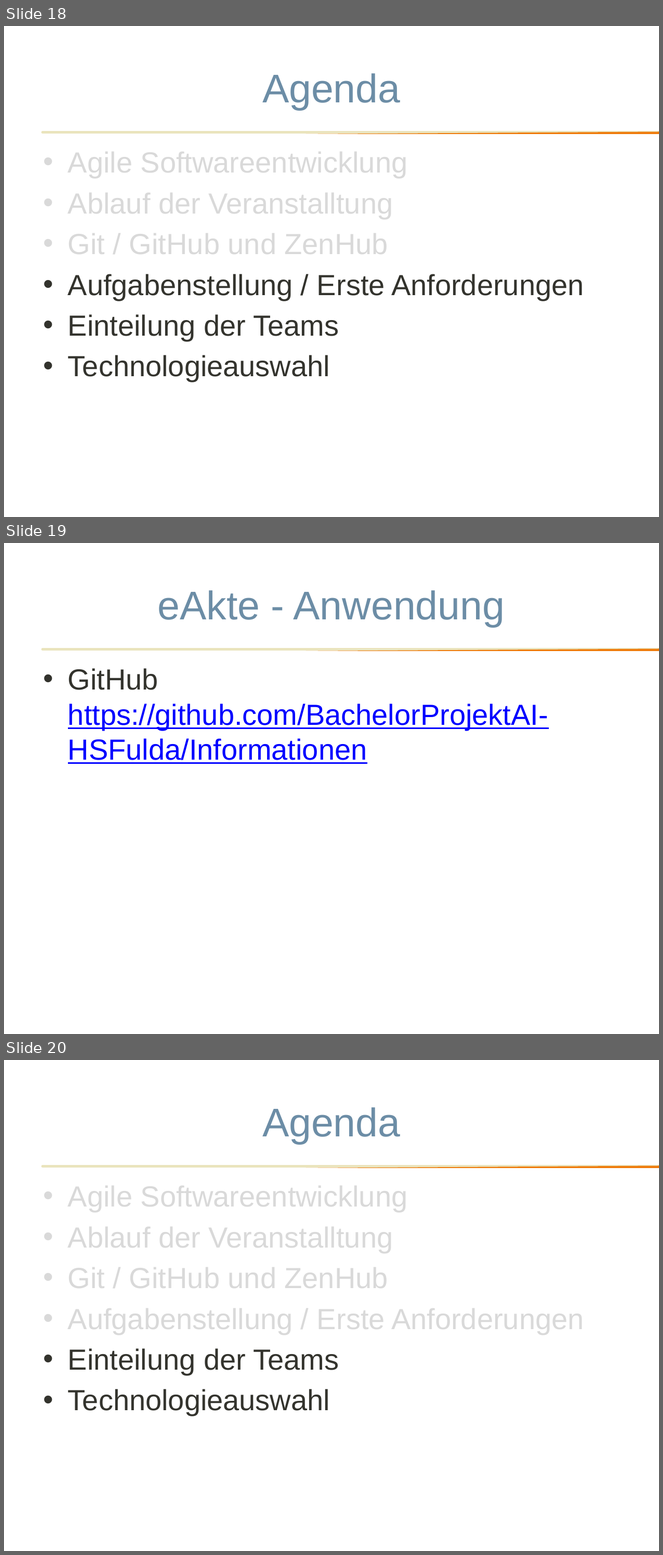
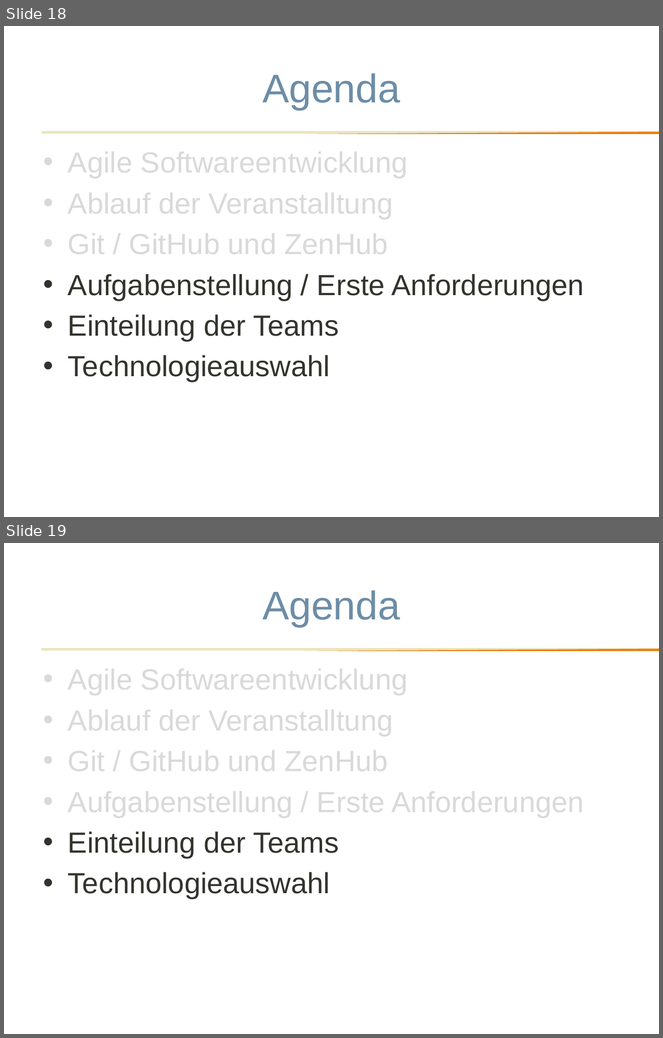
Before and after one commit to BachelorProjektAI-HSFulda/Informationen, a slide deck: ProjektWS1819.pptx. Shown one above the other, each under a label of ours: slides 18, 19 and 20 before the commit, slides 18 and 19 after it. The pictures are 663x1555 and 663x1038 pixels, drawn with LibreOffice and Linux fonts; fonts in the diff are those of the drawing; background and template pictures are left out. Boxes give left, top, right and bottom in pixels: in the first picture for what was removed or moved away, otherwise in the second. Text is boxed around its words. In the diff, an @@ line names an element or a change of style, - is before the commit and + after.

```diff
--- a/ProjektWS1819.pptx
+++ b/ProjektWS1819.pptx
@@ slide 19 removed at (x1=4, y1=543, x2=659, y2=1034), background #FFFFFF; not listed: 2 template elements that a slide beside it also shows @@
@@ title removed at (x1=158, y1=590, x2=505, y2=627) @@
-eAkte - Anwendung
@@ text removed at (x1=68, y1=668, x2=548, y2=764) @@
-• GitHub https://github.com/BachelorProjektAI-HSFulda/Informationen
@@ what was slide 20 is now slide 19 @@
```
Also in this commit, not shown: 2 slides changed, 1 other slide removed, 1 other file.
